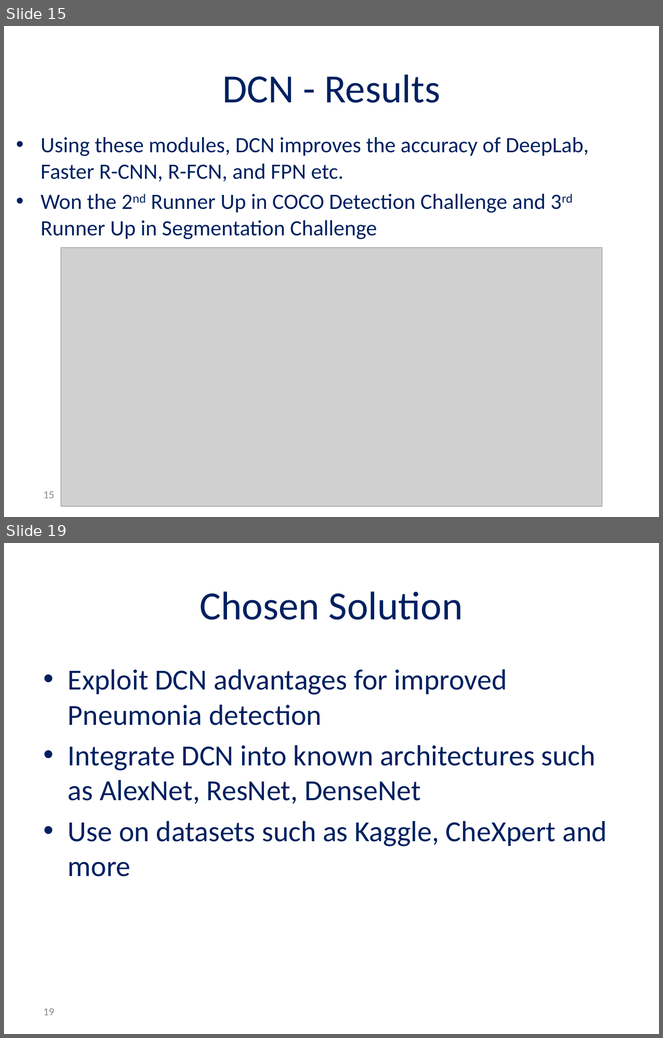
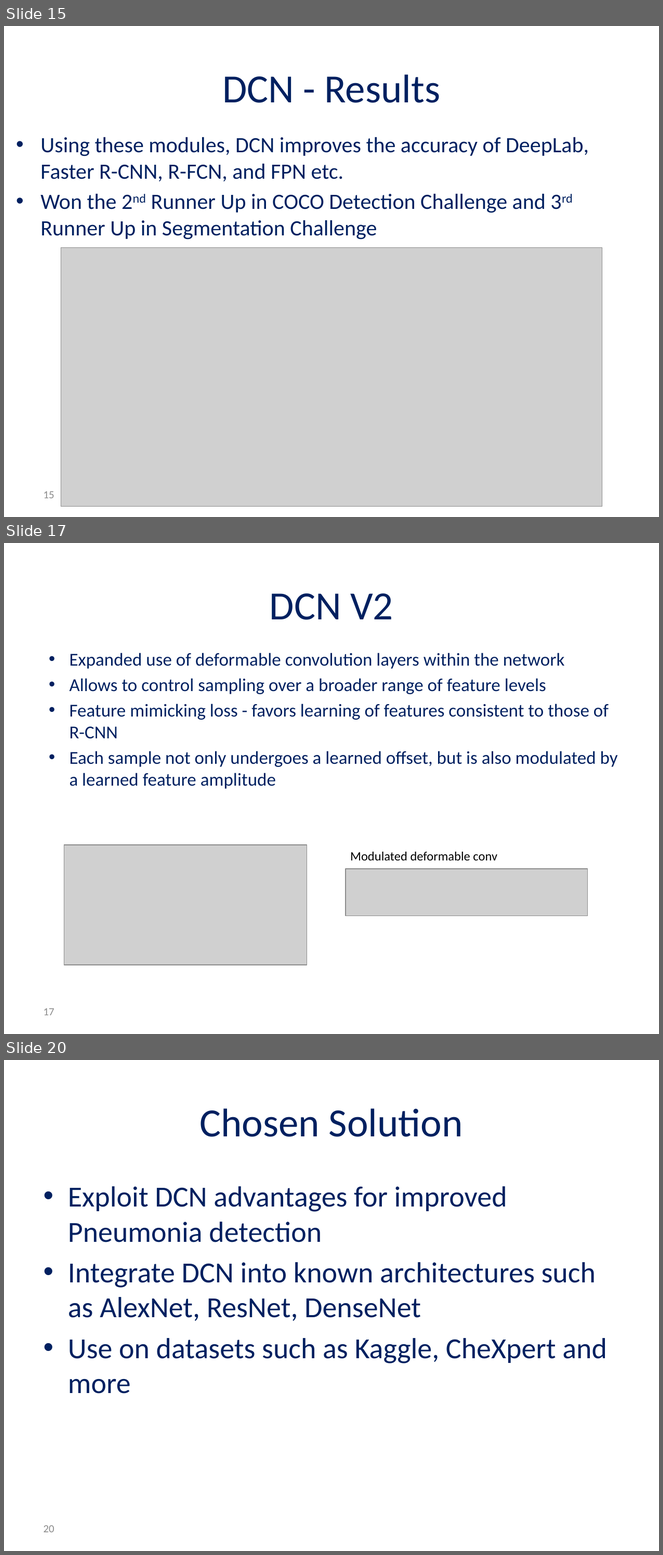
Before and after one commit to andyro2/Pneumonia-Detection-from-Chest-X-Rays-with-Robustness-to-Deformations, a slide deck: MidPresentation_Andy_Or.pptx. Shown one above the other, each under a label of ours: slides 15 and 19 before the commit, slides 15, 17 and 20 after it; the slides between them are not shown. The pictures are 663x1038 and 663x1555 pixels, drawn with LibreOffice and Linux fonts; fonts in the diff are those of the drawing; grey boxes stand for pictures; background and template pictures are left out. Boxes give left, top, right and bottom in pixels: in the first picture for what was removed or moved away, otherwise in the second. Text is boxed around its words. In the diff, an @@ line names an element or a change of style, - is before the commit and + after.

```diff
--- a/MidPresentation_Andy_Or.pptx
+++ b/MidPresentation_Andy_Or.pptx
@@ slide 17 added at (x1=4, y1=543, x2=659, y2=1034), background #FFFFFF @@
@@ title added at (x1=270, y1=593, x2=393, y2=620), 44 pt, text #002060 @@
+DCN V2
@@ text added at (x1=70, y1=653, x2=618, y2=789), 20 pt, text #002060 @@
+  • Expanded use of deformable convolution layers within the network
+  • Allows to control sampling over a broader range of feature levels
+  • Feature mimicking loss - favors learning of features consistent to those of R-CNN
+  • Each sample not only undergoes a learned offset, but is also modulated by a learned feature amplitude
@@ picture added at (x1=64, y1=845, x2=307, y2=965) @@
@@ text added at (x1=350, y1=852, x2=497, y2=861), 14 pt, text #000000 @@
+Modulated deformable conv
@@ picture added at (x1=345, y1=869, x2=588, y2=916) @@
@@ page number added at (x1=44, y1=1008, x2=54, y2=1016), 12 pt, text #8C8C8C @@
+17
@@ what was slide 19 is now slide 20 @@
@@ page number at (x1=44, y1=1525, x2=54, y2=1533): text changed @@
-19
+20
```
Also in this commit, not shown: 8 slides changed.
